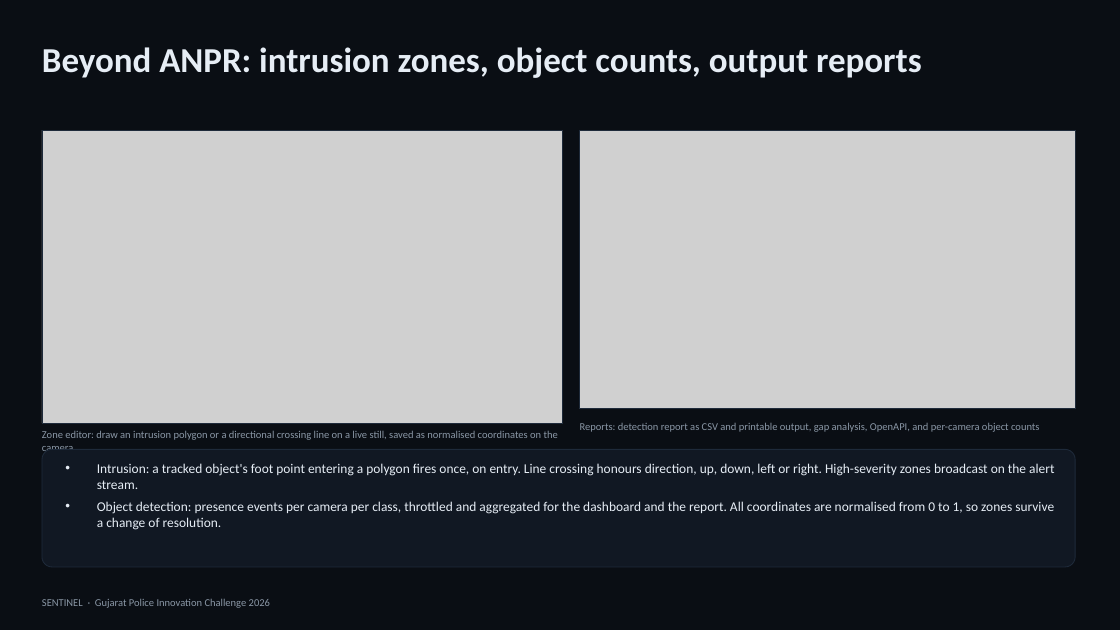
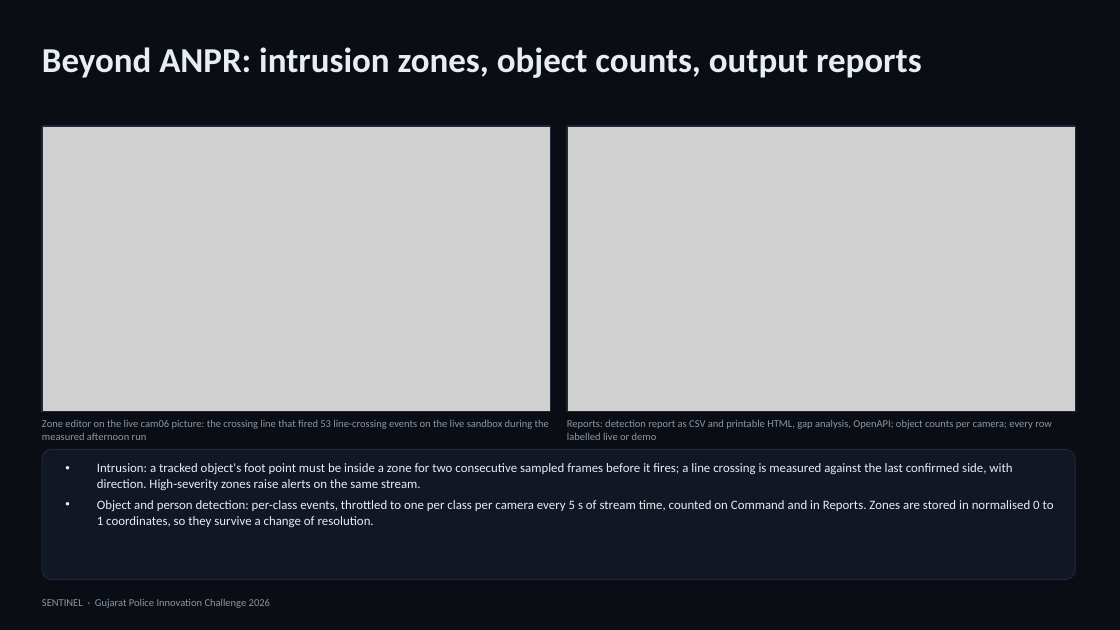
Before and after one commit to adityashroff06-code/sentinel-gujarat, a slide deck: slide 11 of deliverables/Sentinel-Solution-Presentation.pptx. Drawn at 1120x630 pixels with LibreOffice and Linux fonts; fonts in the diff are those of the drawing; grey boxes stand for pictures. Boxes give left, top, right and bottom in pixels: in the first picture for what was removed or moved away, otherwise in the second. Text is boxed around its words. In the diff, an @@ line names an element or a change of style, - is before the commit and + after.

```diff
--- a/deliverables/Sentinel-Solution-Presentation.pptx
+++ b/deliverables/Sentinel-Solution-Presentation.pptx
@@ picture: place and size @@
-picture at [42,130,563,423]
+picture at [42,126,550,412]
@@ rectangle: place and size @@
-rectangle at [42,130,563,423]
+rectangle at [42,126,550,412]
@@ picture: place and size @@
-picture at [580,130,1075,409]
+picture at [567,126,1075,412]
@@ rectangle: place and size @@
-rectangle at [580,130,1075,409]
+rectangle at [567,126,1075,412]
@@ text "Zone editor on the live ..." at [42,420,549,440]: vertical alignment middle to top @@
@@ text "Reports: detection report as CSV ..." at [567,420,1052,440]: vertical alignment middle to top @@
@@ text at [42,420,549,440]: text changed @@
-Zone editor: draw an intrusion polygon or a directional crossing line on a live still, saved as normalised coordinates on the camera
+Zone editor on the live cam06 picture: the crossing line that fired 53 line-crossing events on the live sandbox during the measured afternoon run
@@ text at [567,420,1052,440]: text changed @@
-Reports: detection report as CSV and printable output, gap analysis, OpenAPI, and per-camera object counts
+Reports: detection report as CSV and printable HTML, gap analysis, OpenAPI; object counts per camera; every row labelled live or demo
@@ rounded rectangle: place and size @@
-rounded rectangle at [42,450,1075,567]
+rounded rectangle at [42,450,1075,580]
@@ rounded rectangle at [42,450,1075,580]: proportions changed @@
@@ text at [97,463,1054,527]: text changed; size 11.5 to 11 pt @@
-• Intrusion: a tracked object's foot point entering a polygon fires once, on entry. Line crossing honours direction, up, down, left or right. High-severity zones broadcast on the alert stream.
-• Object detection: presence events per camera per class, throttled and aggregated for the dashboard and the report. All coordinates are normalised from 0 to 1, so zones survive a change of resolution.
+• Intrusion: a tracked object's foot point must be inside a zone for two consecutive sampled frames before it fires; a line crossing is measured against the last confirmed side, with direction. High-severity zones raise alerts on the same stream.
+• Object and person detection: per-class events, throttled to one per class per camera every 5 s of stream time, counted on Command and in Reports. Zones are stored in normalised 0 to 1 coordinates, so they survive a change of resolution.
```
Also in this commit, not shown: 15 other slides changed, 1 slide added, 1 slide removed, 19 other files.
